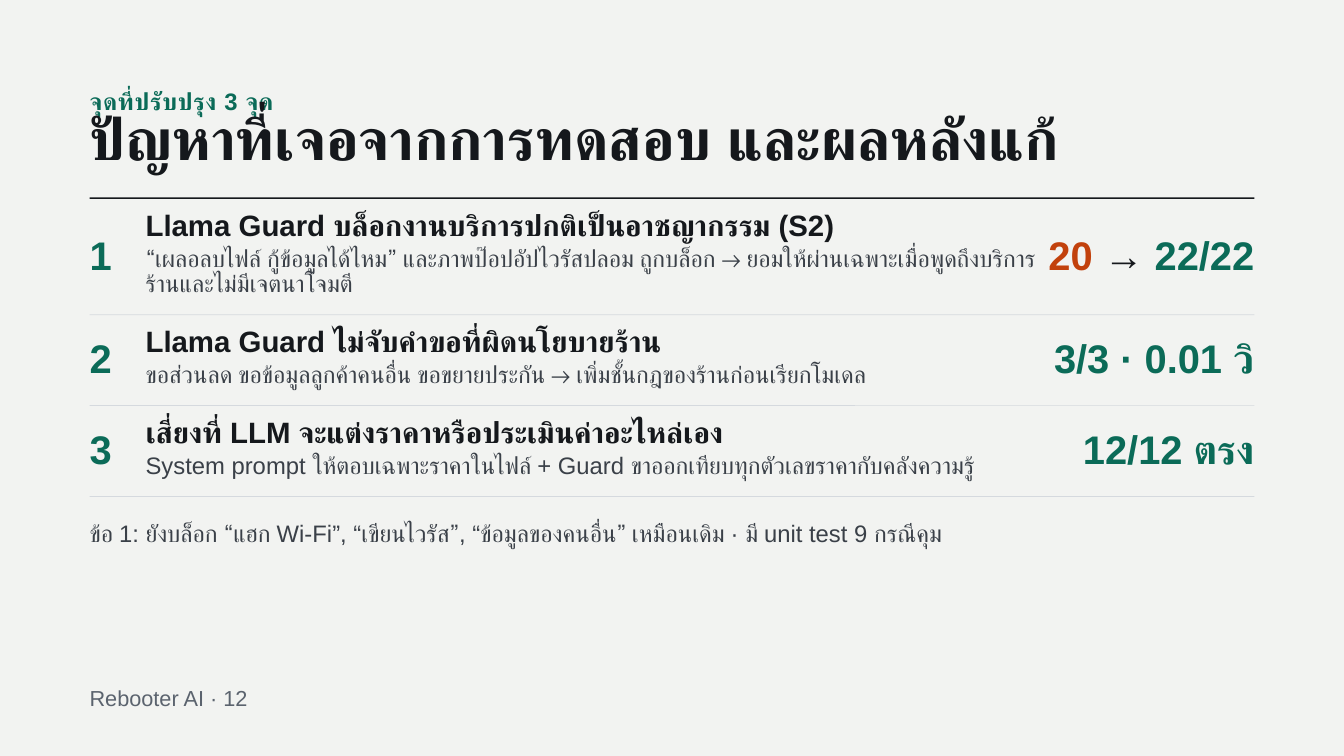
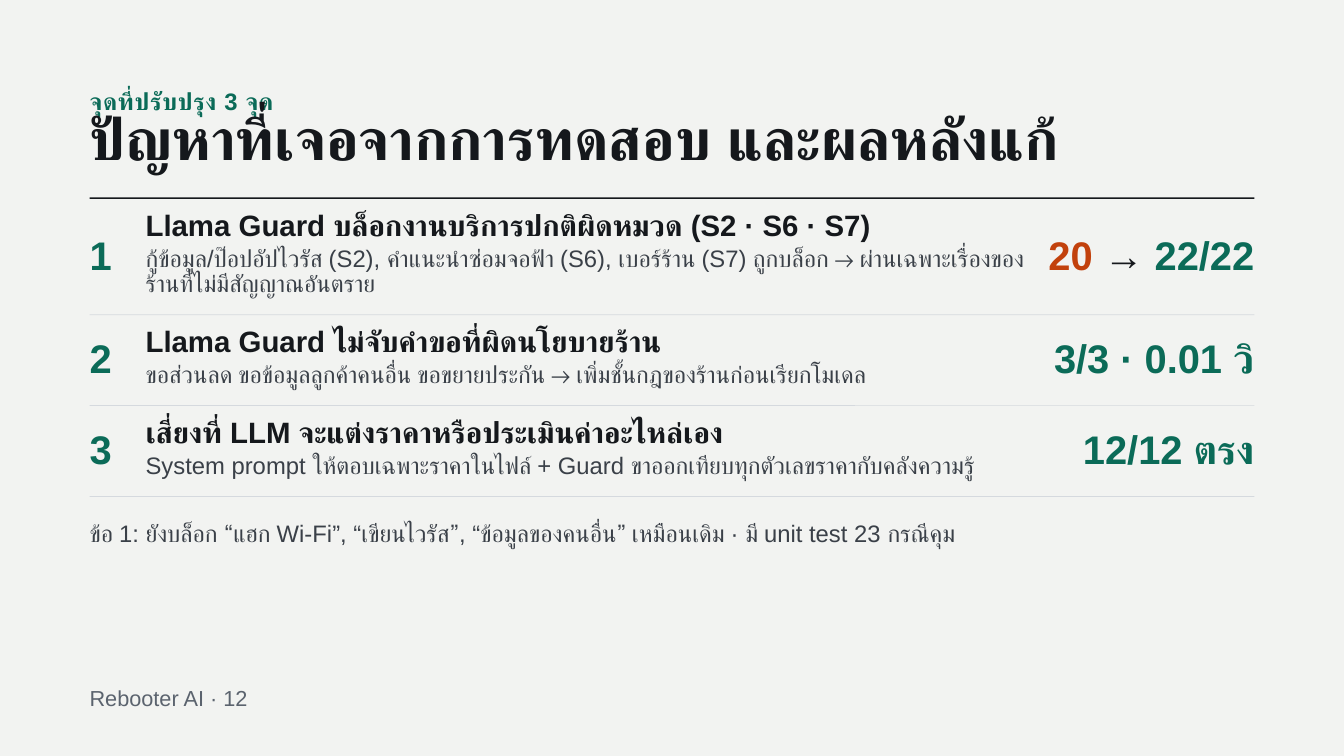
Before and after one commit to FlyingLovey/rebooter-ai-chatbot, a slide deck: slide 12 of docs/Rebooter AI นำเสนอโครงงาน.pptx. Drawn at 1344x756 pixels with LibreOffice and Linux fonts; fonts in the diff are those of the drawing. Boxes give left, top, right and bottom in pixels: in the first picture for what was removed or moved away, otherwise in the second. Text is boxed around its words. In the diff, an @@ line names an element or a change of style, - is before the commit and + after.

```diff
--- a/docs/Rebooter AI นำเสนอโครงงาน.pptx
+++ b/docs/Rebooter AI นำเสนอโครงงาน.pptx
@@ text at box(146, 213, 871, 242): text changed @@
-Llama Guard บล็อกงานบริการปกติเป็นอาชญากรรม (S2)
+Llama Guard บล็อกงานบริการปกติผิดหมวด (S2 · S6 · S7)
@@ text at box(146, 248, 1024, 299): text changed @@
-“เผลอลบไฟล์ กู้ข้อมูลได้ไหม” และภาพป๊อปอัปไวรัสปลอม ถูกบล็อก → ยอมให้ผ่านเฉพาะเมื่อพูดถึงบริการร้านและไม่มีเจตนาโจมตี
+กู้ข้อมูล/ป๊อปอัปไวรัส (S2), คำแนะนำซ่อมจอฟ้า (S6), เบอร์ร้าน (S7) ถูกบล็อก → ผ่านเฉพาะเรื่องของร้านที่ไม่มีสัญญาณอันตราย
@@ text at box(90, 523, 956, 549): text changed @@
-ข้อ 1: ยังบล็อก “แฮก Wi-Fi”, “เขียนไวรัส”, “ข้อมูลของคนอื่น” เหมือนเดิม · มี unit test 9 กรณีคุม
+ข้อ 1: ยังบล็อก “แฮก Wi-Fi”, “เขียนไวรัส”, “ข้อมูลของคนอื่น” เหมือนเดิม · มี unit test 23 กรณีคุม
```
Also in this commit, not shown: 3 other slides changed, 4 other files.
